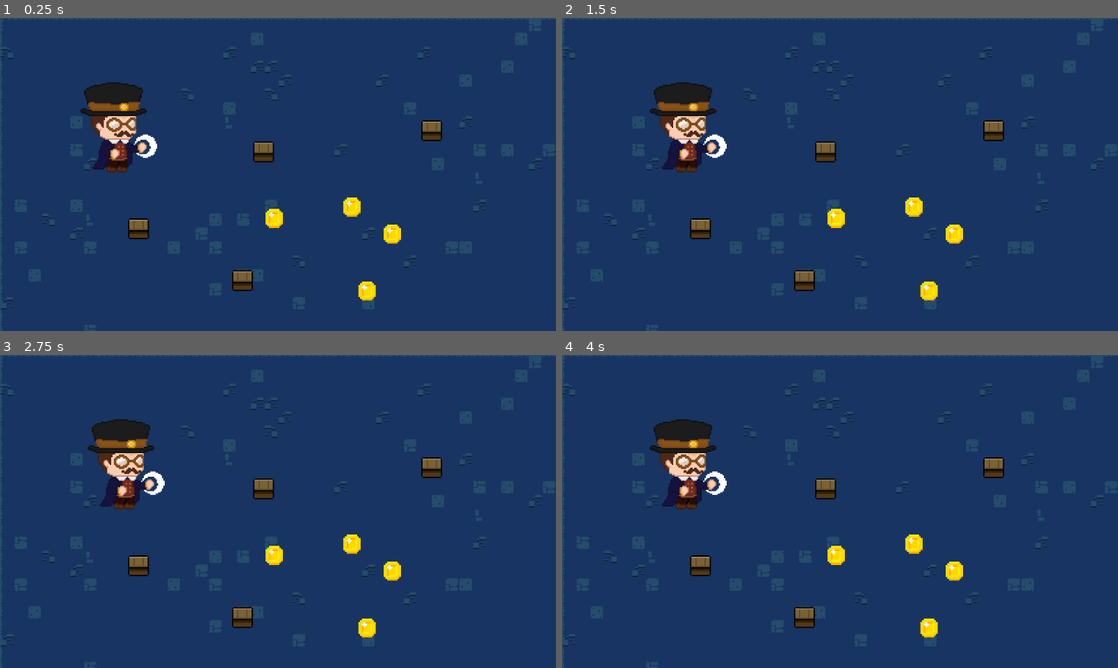
Above: before the commit, frames 1-4 (two rows, left to right).
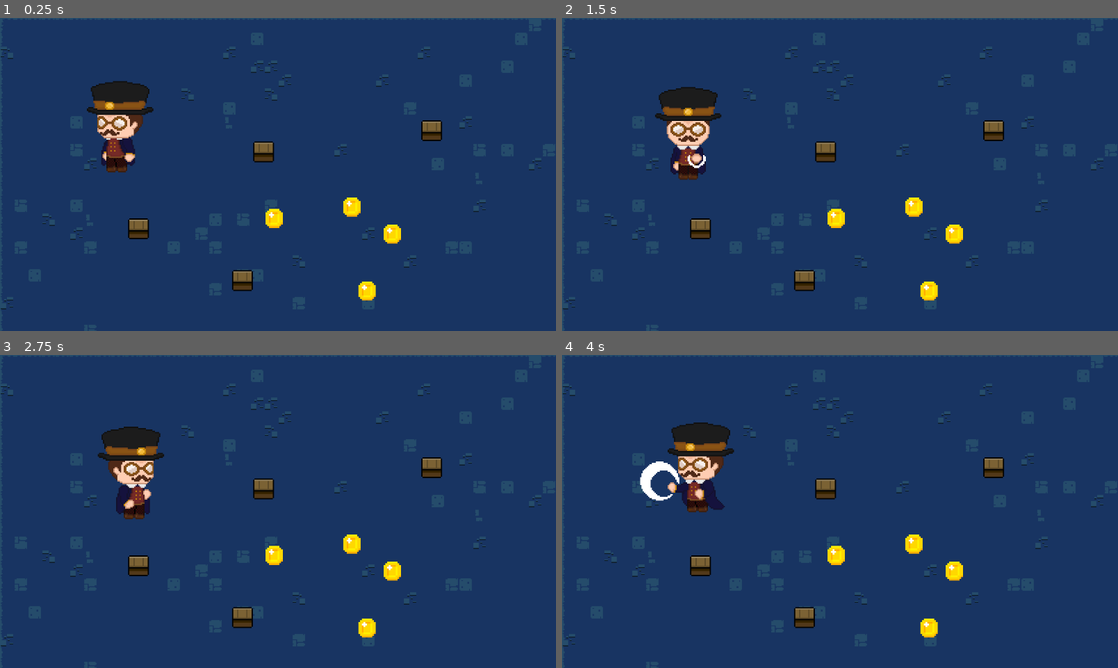
Above: after the commit, the same moments.

Repository: Djoeikans/Dumont
Game: Godot game, scene res://scenes/world_1.tscn
Same seed, same stepped clock (60 frames per second), same inputs: the game is played once before the commit and once after it.
Inputs (mouse positions are in pixels of both pictures, inside the frame that each line leads up to):
- Up to frame 1 (0.25 s): no input
- Up to frame 2 (1.5 s): move the mouse to (962, 158) at 0.52 s; hold D (move_right) 0.53-1.28 s; click (962, 158) at 0.6 s; move the mouse to (728, 190) at 1.27 s; hold S (move_down) from 1.28 s (still down); click (728, 190) at 1.35 s
- Up to frame 3 (2.75 s): move the mouse to (333, 442) at 2.02 s; release S (move_down) at 2.03 s; hold D (move_right) from 2.03 s (still down); click (333, 442) at 2.1 s
- Up to frame 4 (4 s): move the mouse to (812, 574) at 2.77 s; release D (move_right) at 2.78 s; hold W (move_up) 2.78-3.53 s; click (812, 574) at 2.85 s; move the mouse to (1006, 558) at 3.52 s; hold A (move_left) from 3.53 s (still down); click (1006, 558) at 3.6 s

The runs differ from the first frame. In frame 1, 1.6% of the frame differs, in the area x 14-29%, y 20-49%; in frame 2, 2.1%; in frame 3, 2.6%; in frame 4, 2.8%, in the area x 14-31%, y 20-51%.

Commit message:
mudancas-feitas-01-06-24

Diff:
--- a/project.godot
+++ b/project.godot
@@ -13,6 +13,7 @@
 config/name="Dumont TCC"
 run/main_scene="res://scenes/world_1.tscn"
 config/features=PackedStringArray("4.2", "Forward Plus")
+boot_splash/bg_color=Color(0, 0, 0, 1)
 config/icon="res://icon.svg"
 
 [autoload]
--- /dev/null
+++ b/scenes/UI/ui.tscn
@@ -0,0 +1,259 @@
+[gd_scene load_steps=34 format=3 uid="uid://0hks21x2htt5"]
+
+[ext_resource type="Script" path="res://scripts/UI/ui.gd" id="1_ika5j"]
+[ext_resource type="Texture2D" uid="uid://5kejmg7pxm53" path="res://assets/UI/life_bar_sprite_sheet.png" id="1_vg4pq"]
+
+[sub_resource type="AtlasTexture" id="AtlasTexture_2iljj"]
+atlas = ExtResource("1_vg4pq")
+region = Rect2(0, 0, 96, 29)
+
+[sub_resource type="AtlasTexture" id="AtlasTexture_17yau"]
+atlas = ExtResource("1_vg4pq")
+region = Rect2(96, 0, 96, 29)
+
+[sub_resource type="AtlasTexture" id="AtlasTexture_ium1g"]
+atlas = ExtResource("1_vg4pq")
+region = Rect2(192, 0, 96, 29)
+
+[sub_resource type="AtlasTexture" id="AtlasTexture_1wdfh"]
+atlas = ExtResource("1_vg4pq")
+region = Rect2(288, 0, 96, 29)
+
+[sub_resource type="AtlasTexture" id="AtlasTexture_dexoa"]
+atlas = ExtResource("1_vg4pq")
+region = Rect2(384, 0, 96, 29)
+
+[sub_resource type="AtlasTexture" id="AtlasTexture_gf5ir"]
+atlas = ExtResource("1_vg4pq")
+region = Rect2(480, 0, 96, 29)
+
+[sub_resource type="AtlasTexture" id="AtlasTexture_lvv2e"]
+atlas = ExtResource("1_vg4pq")
+region = Rect2(0, 116, 96, 29)
+
+[sub_resource type="AtlasTexture" id="AtlasTexture_gxbm1"]
+atlas = ExtResource("1_vg4pq")
+region = Rect2(96, 116, 96, 29)
+
+[sub_resource type="AtlasTexture" id="AtlasTexture_jv28w"]
+atlas = ExtResource("1_vg4pq")
+region = Rect2(192, 116, 96, 29)
+
+[sub_resource type="AtlasTexture" id="AtlasTexture_g87qv"]
+atlas = ExtResource("1_vg4pq")
+region = Rect2(288, 116, 96, 29)
+
+[sub_resource type="AtlasTexture" id="AtlasTexture_gfq4f"]
+atlas = ExtResource("1_vg4pq")
+region = Rect2(384, 116, 96, 29)
+
+[sub_resource type="AtlasTexture" id="AtlasTexture_mcoap"]
+atlas = ExtResource("1_vg4pq")
+region = Rect2(480, 116, 96, 29)
+
+[sub_resource type="AtlasTexture" id="AtlasTexture_6qkrg"]
+atlas = ExtResource("1_vg4pq")
+region = Rect2(0, 87, 96, 29)
+
+[sub_resource type="AtlasTexture" id="AtlasTexture_ikrd3"]
+atlas = ExtResource("1_vg4pq")
+region = Rect2(96, 87, 96, 29)
+
+[sub_resource type="AtlasTexture" id="AtlasTexture_l2g38"]
+atlas = ExtResource("1_vg4pq")
+region = Rect2(192, 87, 96, 29)
+
+[sub_resource type="AtlasTexture" id="AtlasTexture_7jj62"]
+atlas = ExtResource("1_vg4pq")
+region = Rect2(288, 87, 96, 29)
+
+[sub_resource type="AtlasTexture" id="AtlasTexture_r8cof"]
+atlas = ExtResource("1_vg4pq")
+region = Rect2(384, 87, 96, 29)
+
+[sub_resource type="AtlasTexture" id="AtlasTexture_g5iu5"]
+atlas = ExtResource("1_vg4pq")
+region = Rect2(480, 87, 96, 29)
+
+[sub_resource type="AtlasTexture" id="AtlasTexture_eevby"]
+atlas = ExtResource("1_vg4pq")
+region = Rect2(0, 29, 96, 29)
+
+[sub_resource type="AtlasTexture" id="AtlasTexture_t4q54"]
+atlas = ExtResource("1_vg4pq")
+region = Rect2(96, 29, 96, 29)
+
+[sub_resource type="AtlasTexture" id="AtlasTexture_l7cj0"]
+atlas = ExtResource("1_vg4pq")
+region = Rect2(192, 29, 96, 29)
+
+[sub_resource type="AtlasTexture" id="AtlasTexture_nojlg"]
+atlas = ExtResource("1_vg4pq")
+region = Rect2(288, 29, 96, 29)
+
+[sub_resource type="AtlasTexture" id="AtlasTexture_xly6x"]
+atlas = ExtResource("1_vg4pq")
+region = Rect2(384, 29, 96, 29)
+
+[sub_resource type="AtlasTexture" id="AtlasTexture_r7fmu"]
+atlas = ExtResource("1_vg4pq")
+region = Rect2(480, 29, 96, 29)
+
+[sub_resource type="AtlasTexture" id="AtlasTexture_fllug"]
+atlas = ExtResource("1_vg4pq")
+region = Rect2(0, 58, 96, 29)
+
+[sub_resource type="AtlasTexture" id="AtlasTexture_aumh1"]
+atlas = ExtResource("1_vg4pq")
+region = Rect2(96, 58, 96, 29)
+
+[sub_resource type="AtlasTexture" id="AtlasTexture_vgxua"]
+atlas = ExtResource("1_vg4pq")
+region = Rect2(192, 58, 96, 29)
+
+[sub_resource type="AtlasTexture" id="AtlasTexture_aaet0"]
+atlas = ExtResource("1_vg4pq")
+region = Rect2(288, 58, 96, 29)
+
+[sub_resource type="AtlasTexture" id="AtlasTexture_f3oac"]
+atlas = ExtResource("1_vg4pq")
+region = Rect2(384, 58, 96, 29)
+
+[sub_resource type="AtlasTexture" id="AtlasTexture_7xhqp"]
+atlas = ExtResource("1_vg4pq")
+region = Rect2(480, 58, 96, 29)
+
+[sub_resource type="SpriteFrames" id="SpriteFrames_fu621"]
+animations = [{
+"frames": [{
+"duration": 1.0,
+"texture": SubResource("AtlasTexture_2iljj")
+}, {
+"duration": 1.0,
+"texture": SubResource("AtlasTexture_17yau")
+}, {
+"duration": 1.0,
+"texture": SubResource("AtlasTexture_ium1g")
+}, {
+"duration": 1.0,
+"texture": SubResource("AtlasTexture_1wdfh")
+}, {
+"duration": 1.0,
+"texture": SubResource("AtlasTexture_dexoa")
+}, {
+"duration": 1.0,
+"texture": SubResource("AtlasTexture_gf5ir")
+}],
+"loop": true,
+"name": &"four_lifes",
+"speed": 6.0
+}, {
+"frames": [{
+"duration": 1.0,
+"texture": SubResource("AtlasTexture_lvv2e")
+}, {
+"duration": 1.0,
+"texture": SubResource("AtlasTexture_gxbm1")
+}, {
+"duration": 1.0,
+"texture": SubResource("AtlasTexture_jv28w")
+}, {
+"duration": 1.0,
+"texture": SubResource("AtlasTexture_g87qv")
+}, {
+"duration": 1.0,
+"texture": SubResource("AtlasTexture_gfq4f")
+}, {
+"duration": 1.0,
+"texture": SubResource("AtlasTexture_mcoap")
+}],
+"loop": true,
+"name": &"no_life",
+"speed": 6.0
+}, {
+"frames": [{
+"duration": 1.0,
+"texture": SubResource("AtlasTexture_6qkrg")
+}, {
+"duration": 1.0,
+"texture": SubResource("AtlasTexture_ikrd3")
+}, {
+"duration": 1.0,
+"texture": SubResource("AtlasTexture_l2g38")
+}, {
+"duration": 1.0,
+"texture": SubResource("AtlasTexture_7jj62")
+}, {
+"duration": 1.0,
+"texture": SubResource("AtlasTexture_r8cof")
+}, {
+"duration": 1.0,
+"texture": SubResource("AtlasTexture_g5iu5")
+}],
+"loop": true,
+"name": &"one_life",
+"speed": 6.0
+}, {
+"frames": [{
+"duration": 1.0,
+"texture": SubResource("AtlasTexture_eevby")
+}, {
+"duration": 1.0,
+"texture": SubResource("AtlasTexture_t4q54")
+}, {
+"duration": 1.0,
+"texture": SubResource("AtlasTexture_l7cj0")
+}, {
+"duration": 1.0,
+"texture": SubResource("AtlasTexture_nojlg")
+}, {
+"duration": 1.0,
+"texture": SubResource("AtlasTexture_xly6x")
+}, {
+"duration": 1.0,
+"texture": SubResource("AtlasTexture_r7fmu")
+}],
+"loop": true,
+"name": &"three_lifes",
+"speed": 6.0
+}, {
+"frames": [{
+"duration": 1.0,
+"texture": SubResource("AtlasTexture_fllug")
+}, {
+"duration": 1.0,
+"texture": SubResource("AtlasTexture_aumh1")
+}, {
+"duration": 1.0,
+"texture": SubResource("AtlasTexture_vgxua")
+}, {
+"duration": 1.0,
+"texture": SubResource("AtlasTexture_aaet0")
+}, {
+"duration": 1.0,
+"texture": SubResource("AtlasTexture_f3oac")
+}, {
+"duration": 1.0,
+"texture": SubResource("AtlasTexture_7xhqp")
+}],
+"loop": true,
+"name": &"two_lifes",
+"speed": 6.0
+}]
+
+[node name="UI" type="CanvasLayer"]
+script = ExtResource("1_ika5j")
+
+[node name="life" type="Sprite2D" parent="."]
+position = Vector2(-224, 192)
+scale = Vector2(2.2, 2.2)
+texture = ExtResource("1_vg4pq")
+hframes = 6
+vframes = 5
+
+[node name="animation" type="AnimatedSprite2D" parent="."]
+position = Vector2(128, 672)
+scale = Vector2(2, 2)
+sprite_frames = SubResource("SpriteFrames_fu621")
+animation = &"no_life"
+autoplay = "four_lifes"
--- a/scenes/player.tscn
+++ b/scenes/player.tscn
@@ -47,17 +47,18 @@
 
 [sub_resource type="Animation" id="Animation_k2xd7"]
 resource_name = "die"
-tracks/0/type = "value"
-tracks/0/imported = false
-tracks/0/enabled = true
-tracks/0/path = NodePath("texture:frame")
-tracks/0/interp = 1
-tracks/0/loop_wrap = true
-tracks/0/keys = {
-"times": PackedFloat32Array(0, 0.1, 0.2, 0.3, 0.4),
-"transitions": PackedFloat32Array(1, 1, 1, 1, 1),
-"update": 1,
-"values": [100, 101, 102, 103, 104]
+length = 0.6
+tracks/0/type = "value"
+tracks/0/imported = false
+tracks/0/enabled = true
+tracks/0/path = NodePath("texture:frame")
+tracks/0/interp = 1
+tracks/0/loop_wrap = true
+tracks/0/keys = {
+"times": PackedFloat32Array(0, 0.3),
+"transitions": PackedFloat32Array(1, 1),
+"update": 1,
+"values": [64, 65]
 }
 tracks/1/type = "method"
 tracks/1/imported = false
@@ -66,7 +67,7 @@
 tracks/1/interp = 1
 tracks/1/loop_wrap = true
 tracks/1/keys = {
-"times": PackedFloat32Array(0.8),
+"times": PackedFloat32Array(0.7),
 "transitions": PackedFloat32Array(1),
 "values": [{
 "args": [],
@@ -192,7 +193,7 @@
 }
 
 [sub_resource type="Animation" id="Animation_4spgw"]
-resource_name = "sword_down"
+resource_name = "punch_down"
 length = 0.6
 tracks/0/type = "value"
 tracks/0/imported = false
@@ -246,7 +247,7 @@
 }
 
 [sub_resource type="Animation" id="Animation_410p1"]
-resource_name = "sword_left"
+resource_name = "punch_left"
 length = 0.6
 tracks/0/type = "value"
 tracks/0/imported = false
@@ -300,7 +301,7 @@
 }
 
 [sub_resource type="Animation" id="Animation_cyfhv"]
-resource_name = "sword_right"
+resource_name = "punch_right"
 length = 0.7
 tracks/0/type = "value"
 tracks/0/imported = false
@@ -354,7 +355,7 @@
 }
 
 [sub_resource type="Animation" id="Animation_40hnw"]
-resource_name = "sword_up"
+resource_name = "punch_up"
 length = 0.7
 tracks/0/type = "value"
 tracks/0/imported = false
@@ -483,10 +484,10 @@
 "idle_left": SubResource("Animation_dxs5g"),
 "idle_right": SubResource("Animation_rqdc7"),
 "idle_up": SubResource("Animation_33h53"),
-"sword_down": SubResource("Animation_4spgw"),
-"sword_left": SubResource("Animation_410p1"),
-"sword_right": SubResource("Animation_cyfhv"),
-"sword_up": SubResource("Animation_40hnw"),
+"punch_down": SubResource("Animation_4spgw"),
+"punch_left": SubResource("Animation_410p1"),
+"punch_right": SubResource("Animation_cyfhv"),
+"punch_up": SubResource("Animation_40hnw"),
 "walk_down": SubResource("Animation_gaai3"),
 "walk_left": SubResource("Animation_igxxs"),
 "walk_right": SubResource("Animation_vm2qq"),
@@ -542,50 +543,27 @@
 blend_point_3/pos = Vector2(0, -1)
 blend_mode = 1
 
-[sub_resource type="AnimationNodeAnimation" id="AnimationNodeAnimation_yi7uk"]
-animation = &"jump_left"
-
-[sub_resource type="AnimationNodeAnimation" id="AnimationNodeAnimation_vm8e1"]
-animation = &"jump_down"
-
-[sub_resource type="AnimationNodeAnimation" id="AnimationNodeAnimation_kg65o"]
-animation = &"jump_right"
-
-[sub_resource type="AnimationNodeAnimation" id="AnimationNodeAnimation_irvq7"]
-animation = &"jump_up"
-
-[sub_resource type="AnimationNodeBlendSpace2D" id="AnimationNodeBlendSpace2D_d3561"]
-blend_point_0/node = SubResource("AnimationNodeAnimation_yi7uk")
+[sub_resource type="AnimationNodeAnimation" id="AnimationNodeAnimation_1p6cg"]
+animation = &"punch_left"
+
+[sub_resource type="AnimationNodeAnimation" id="AnimationNodeAnimation_m67h2"]
+animation = &"punch_right"
+
+[sub_resource type="AnimationNodeAnimation" id="AnimationNodeAnimation_ks186"]
+animation = &"punch_up"
+
+[sub_resource type="AnimationNodeAnimation" id="AnimationNodeAnimation_jf6gb"]
+animation = &"punch_down"
+
+[sub_resource type="AnimationNodeBlendSpace2D" id="AnimationNodeBlendSpace2D_3xs08"]
+blend_point_0/node = SubResource("AnimationNodeAnimation_1p6cg")
 blend_point_0/pos = Vector2(-1, 0)
-blend_point_1/node = SubResource("AnimationNodeAnimation_vm8e1")
-blend_point_1/pos = Vector2(0, 1)
-blend_point_2/node = SubResource("AnimationNodeAnimation_kg65o")
-blend_point_2/pos = Vector2(1, 0)
-blend_point_3/node = SubResource("AnimationNodeAnimation_irvq7")
-blend_point_3/pos = Vector2(0, -1)
-blend_mode = 1
-
-[sub_resource type="AnimationNodeAnimation" id="AnimationNodeAnimation_pbwsx"]
-animation = &"sword_down"
-
-[sub_resource type="AnimationNodeAnimation" id="AnimationNodeAnimation_ov57k"]
-animation = &"sword_left"
-
-[sub_resource type="AnimationNodeAnimation" id="AnimationNodeAnimation_n2t6i"]
-animation = &"sword_right"
-
-[sub_resource type="AnimationNodeAnimation" id="AnimationNodeAnimation_et3gt"]
-animation = &"sword_up"
-
-[sub_resource type="AnimationNodeBlendSpace2D" id="AnimationNodeBlendSpace2D_3xs08"]
-blend_point_0/node = SubResource("AnimationNodeAnimation_pbwsx")
-blend_point_0/pos = Vector2(0, 1)
-blend_point_1/node = SubResource("AnimationNodeAnimation_ov57k")
-blend_point_1/pos = Vector2(-1, 0)
-blend_point_2/node = SubResource("AnimationNodeAnimation_n2t6i")
-blend_point_2/pos = Vector2(1, 0)
-blend_point_3/node = SubResource("AnimationNodeAnimation_et3gt")
-blend_point_3/pos = Vector2(0, -1)
+blend_point_1/node = SubResource("AnimationNodeAnimation_m67h2")
+blend_point_1/pos = Vector2(1, 0)
+blend_point_2/node = SubResource("AnimationNodeAnimation_ks186")
+blend_point_2/pos = Vector2(0, -1)
+blend_point_3/node = SubResource("AnimationNodeAnimation_jf6gb")
+blend_point_3/pos = Vector2(0, 1)
 blend_mode = 1
 
 [sub_resource type="AnimationNodeAnimation" id="AnimationNodeAnimation_skkkn"]
@@ -619,14 +597,6 @@
 
 [sub_resource type="AnimationNodeStateMachineTransition" id="AnimationNodeStateMachineTransition_vfrju"]
 
-[sub_resource type="AnimationNodeStateMachineTransition" id="AnimationNodeStateMachineTransition_5kbwm"]
-
-[sub_resource type="AnimationNodeStateMachineTransition" id="AnimationNodeStateMachineTransition_blla4"]
-
-[sub_resource type="AnimationNodeStateMachineTransition" id="AnimationNodeStateMachineTransition_qfmqp"]
-
-[sub_resource type="AnimationNodeStateMachineTransition" id="AnimationNodeStateMachineTransition_tr7uv"]
-
 [sub_resource type="AnimationNodeStateMachineTransition" id="AnimationNodeStateMachineTransition_rxfsh"]
 
 [sub_resource type="AnimationNodeStateMachineTransition" id="AnimationNodeStateMachineTransition_jnk7c"]
@@ -639,14 +609,12 @@
 states/die/position = Vector2(623.381, 97.6516)
 states/idle/node = SubResource("AnimationNodeBlendSpace2D_xkwhw")
 states/idle/position = Vector2(291.808, 98.4417)
-states/jump/node = SubResource("AnimationNodeBlendSpace2D_d3561")
-states/jump/position = Vector2(383.106, -1.33333)
-states/sword/node = SubResource("AnimationNodeBlendSpace2D_3xs08")
-states/sword/position = Vector2(382.393, 197.334)
+states/punch/node = SubResource("AnimationNodeBlendSpace2D_3xs08")
+states/punch/position = Vector2(383.726, 197.334)
 states/walk/node = SubResource("AnimationNodeBlendSpace2D_sm07k")
 states/walk/position = Vector2(471.808, 100.148)
-transitions = ["walk", "idle", SubResource("AnimationNodeStateMachineTransition_2vtex"), "idle", "sword", SubResource("AnimationNodeStateMachineTransition_baklf"), "sword", "walk", SubResource("AnimationNodeStateMachineTransition_e2neu"), "walk", "sword", SubResource("AnimationNodeStateMachineTransition_vfrju"), "idle", "jump", SubResource("AnimationNodeStateMachineTransition_5kbwm"), "jump", "idle", SubResource("AnimationNodeStateMachineTransition_blla4"), "walk", "jump", SubResource("AnimationNodeStateMachineTransition_qfmqp"), "jump", "walk", SubResource("AnimationNodeStateMachineTransition_tr7uv"), "idle", "walk", SubResource("AnimationNodeStateMachineTransition_rxfsh"), "sword", "idle", SubResource("AnimationNodeSta …(103 unchanged characters)…
-graph_offset = Vector2(-509.952, -78)
+transitions = ["walk", "idle", SubResource("AnimationNodeStateMachineTransition_2vtex"), "idle", "punch", SubResource("AnimationNodeStateMachineTransition_baklf"), "punch", "walk", SubResource("AnimationNodeStateMachineTransition_e2neu"), "walk", "punch", SubResource("AnimationNodeStateMachineTransition_vfrju"), "idle", "walk", SubResource("AnimationNodeStateMachineTransition_rxfsh"), "punch", "idle", SubResource("AnimationNodeSta …(103 unchanged characters)…
+graph_offset = Vector2(-422.952, -45)
 
 [node name="player" type="CharacterBody2D"]
 y_sort_enabled = true
@@ -657,7 +625,7 @@
 
 [node name="texture" type="Sprite2D" parent="."]
 texture = ExtResource("2_ifpfg")
-hframes = 64
+hframes = 66
 frame = 1
 
 [node name="collision" type="CollisionShape2D" parent="."]
@@ -684,11 +652,9 @@
 debug_color = Color(0.94902, 0, 0.572549, 0.419608)
 
 [node name="anim_tree" type="AnimationTree" parent="."]
-active = false
 tree_root = SubResource("AnimationNodeStateMachine_1k3ll")
 anim_player = NodePath("../anim")
 parameters/die/blend_position = Vector2(-0.988701, 0.0223215)
 parameters/idle/blend_position = Vector2(0, 0)
-parameters/jump/blend_position = Vector2(0, 0)
-parameters/sword/blend_position = Vector2(-0.521186, 0.0497382)
+parameters/punch/blend_position = Vector2(-0.0617089, -0.24581)
 parameters/walk/blend_position = Vector2(0, 0)
--- a/scenes/sewer_rooms/room_1.tscn
+++ b/scenes/sewer_rooms/room_1.tscn
@@ -1,7 +1,8 @@
-[gd_scene load_steps=6 format=3 uid="uid://voft83egk1ro"]
+[gd_scene load_steps=7 format=3 uid="uid://voft83egk1ro"]
 
 [ext_resource type="Script" path="res://scripts/rooms/create_rooms.gd" id="1_qbuis"]
 [ext_resource type="Texture2D" uid="uid://dbbudjltbex0f" path="res://assets/map/sewer_assets/tile_set_sewer.png" id="2_y3cjc"]
+[ext_resource type="PackedScene" uid="uid://iyljdco1j65p" path="res://scenes/itens/coin.tscn" id="3_sjscr"]
 
 [sub_resource type="TileSetAtlasSource" id="TileSetAtlasSource_4rbgq"]
 texture = ExtResource("2_y3cjc")
@@ -440,4 +441,16 @@
 shape = SubResource("RectangleShape2D_je30y")
 debug_color = Color(0.744474, 0.210912, 1, 0.42)
 
+[node name="coin" parent="." instance=ExtResource("3_sjscr")]
+position = Vector2(224, 0)
+
+[node name="coin2" parent="." instance=ExtResource("3_sjscr")]
+position = Vector2(352, -64)
+
+[node name="coin3" parent="." instance=ExtResource("3_sjscr")]
+position = Vector2(400, 16)
+
+[node name="coin4" parent="." instance=ExtResource("3_sjscr")]
+position = Vector2(464, -64)
+
 [connection signal="body_entered" from="entrance" to="." method="_on_entrance_body_entered"]
--- a/scenes/sewer_rooms/sewer_initial_room.tscn
+++ b/scenes/sewer_rooms/sewer_initial_room.tscn
@@ -1,9 +1,10 @@
-[gd_scene load_steps=7 format=3 uid="uid://hj56ii3ef2cq"]
+[gd_scene load_steps=8 format=3 uid="uid://hj56ii3ef2cq"]
 
 [ext_resource type="Script" path="res://scripts/rooms/initial_room.gd" id="1_3o56u"]
 [ext_resource type="Texture2D" uid="uid://dbbudjltbex0f" path="res://assets/map/sewer_assets/tile_set_sewer.png" id="2_w415g"]
 [ext_resource type="PackedScene" uid="uid://cn6bp72tdjieg" path="res://scenes/player.tscn" id="4_kfxno"]
 [ext_resource type="Script" path="res://scripts/rooms/phases_camera.gd" id="4_rmfan"]
+[ext_resource type="PackedScene" uid="uid://0hks21x2htt5" path="res://scenes/UI/ui.tscn" id="5_p52xi"]
 
 [sub_resource type="TileSetAtlasSource" id="TileSetAtlasSource_o6xp2"]
 texture = ExtResource("2_w415g")
@@ -437,28 +438,4 @@
 editor_draw_drag_margin = true
 script = ExtResource("4_rmfan")
 
-[node name="player2" parent="." instance=ExtResource("4_kfxno")]
-top_level = true
-position = Vector2(224, -16)
-scale = Vector2(1, 1)
-
-[node name="Camera2D" type="Camera2D" parent="player2"]
-zoom = Vector2(2, 2)
-limit_smoothed = true
-position_smoothing_enabled = true
-position_smoothing_speed = 8.0
-editor_draw_drag_margin = true
-script = ExtResource("4_rmfan")
-
-[node name="player3" parent="." instance=ExtResource("4_kfxno")]
-top_level = true
-position = Vector2(192, 64)
-scale = Vector2(1, 1)
-
-[node name="Camera2D" type="Camera2D" parent="player3"]
-zoom = Vector2(2, 2)
-limit_smoothed = true
-position_smoothing_enabled = true
-position_smoothing_speed = 8.0
-editor_draw_drag_margin = true
-script = ExtResource("4_rmfan")
+[node name="UI" parent="." instance=ExtResource("5_p52xi")]
--- /dev/null
+++ b/scripts/UI/ui.gd
@@ -0,0 +1,16 @@
+extends CanvasLayer
+
+@onready var animation = $animation
+
+func _ready():
+	pass
+
+func _process(delta):
+	if(player_data.life == 3):
+		animation.play("three_lifes")
+	elif(player_data.life == 2):
+		animation.play("two_lifes")
+	if(player_data.life == 1):
+		animation.play("one_life")
+	if(player_data.life == 0):
+		animation.play("no_life")
--- a/scripts/player.gd
+++ b/scripts/player.gd
@@ -13,7 +13,7 @@
 @onready var anim_tree = $anim_tree as AnimationTree
 @onready var anim_state = anim_tree.get("parameters/playback")
 
-enum player_states {MOVE, SWORD, JUMP, DEAD}
+enum player_states {MOVE, PUNCH, DEAD}
 var current_states = player_states.MOVE
 
 func _ready():
@@ -24,7 +24,7 @@
 	match current_states:
 		player_states.MOVE:
 			move()
-		player_states.SWORD:
+		player_states.PUNCH:
 			sword()
 		player_states.DEAD:
 			dead()
@@ -33,10 +33,10 @@
 	direction = Input.get_vector("move_left", "move_right", "move_up", "move_down")
 
 	if(direction != Vector2.ZERO):
+		#as 4 linhas abaixo servem para carregar as animações e definir as direções possível, sem isso a animação é tocada porém na direção do sprite base
 		anim_tree.set("parameters/idle/blend_position", direction)
 		anim_tree.set("parameters/walk/blend_position", direction)
-		anim_tree.set("parameters/sword/blend_position", direction)
-		anim_tree.set("parameters/jump/Blend_position", direction)
+		anim_tree.set("parameters/punch/blend_position", direction)
 		anim_state.travel("walk")
 
 		velocity = direction.normalized() * speed
@@ -46,7 +46,7 @@
 		velocity = Vector2.ZERO
 
 	if(Input.is_action_just_pressed("attack")):
-		current_states = player_states.SWORD
+		current_states = player_states.PUNCH
 
 	if(player_data.life <= 0):
 		current_states = player_states.DEAD
@@ -54,7 +54,7 @@
 	move_and_slide()
 
 func sword():
-	anim_state.travel("sword")
+	anim_state.travel("punch")
 
 func on_state_reset():
 	current_states = player_states.MOVE
--- a/scripts/player/player_data.gd
+++ b/scripts/player/player_data.gd
@@ -1,6 +1,6 @@
 extends Node
 
-#esse código vai armazenar todas as isformações do player como vida, moedas, etc e vai poder ser acessado em qualquer lugar do jogo, é uma variável estática
+#esse código vai armazenar todas as informações do player como vida, moedas, etc e vai poder ser acessado em qualquer lugar do jogo, é uma variável estática
 #é semelhante ao "autoload"
 class_name player_data
 
--- a/scripts/scenario_itens/coin.gd
+++ b/scripts/scenario_itens/coin.gd
@@ -4,6 +4,4 @@
 	if(body.name == "player"):
 		player_data.coin += 1
 		player_data.life -= 1
-		print(player_data.coin)
-		print("a sua ida é igual a ", player_data.life)
 		queue_free()
Binary file added: assets/UI/life_bar_sprite_sheet.png
Not shown, added: assets/UI/life_bar_sprite_sheet.png.import
Binary file changed: assets/character/dumont_sprites.png
Not shown: 1 places in scenes/player.tscn that only renumber resources
Not shown, added: scenes/UI/ui.4B45.tmp
Not shown, added: scenes/UI/ui.8BB9.tmp
Not shown, added: scenes/UI/ui.F0B2.tmp
